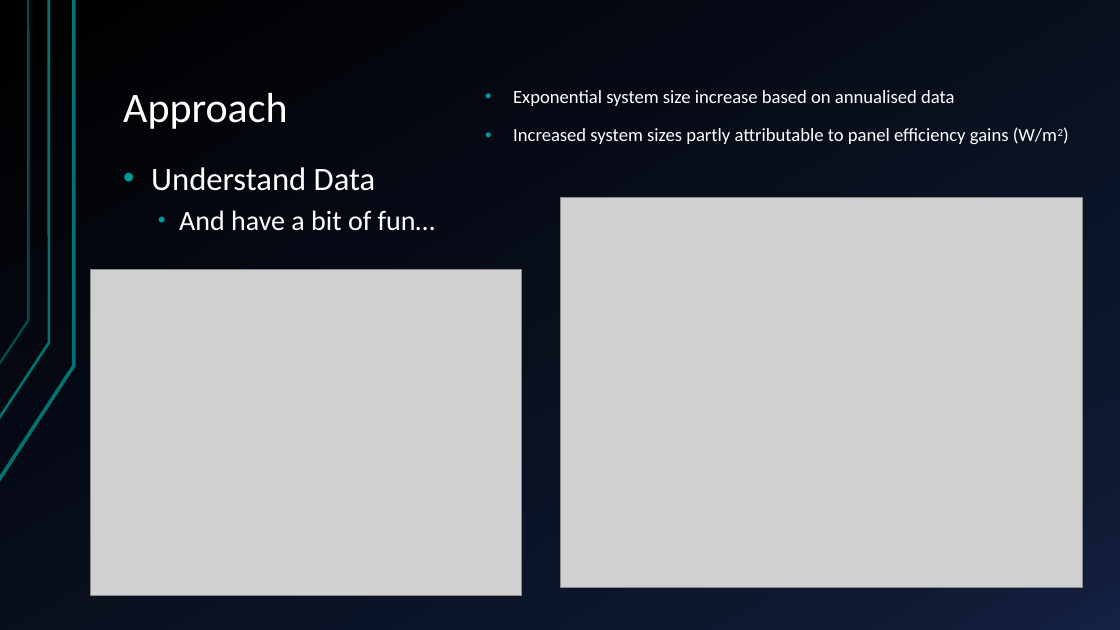
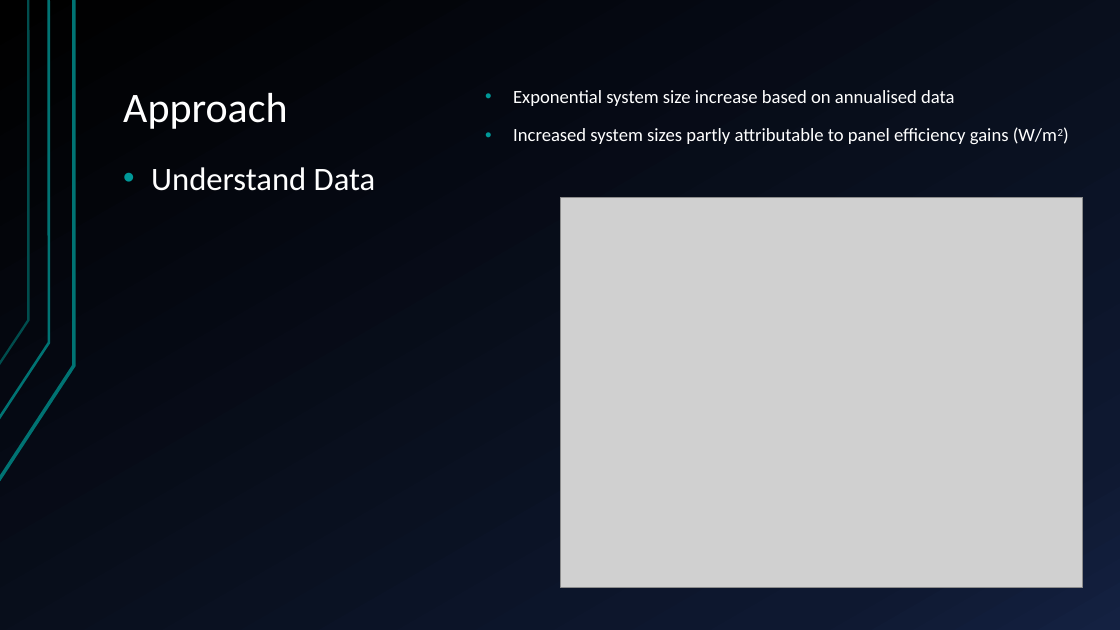
Before and after one commit to sofiary/teamunicornn, a slide deck: slide 15 of Western Power Hack-a-Gig Presentation.pptx. Drawn at 1120x630 pixels with LibreOffice and Linux fonts; fonts in the diff are those of the drawing; grey boxes stand for pictures. Boxes give left, top, right and bottom in pixels: in the first picture for what was removed or moved away, otherwise in the second. Text is boxed around its words. In the diff, an @@ line names an element or a change of style, - is before the commit and + after.

```diff
--- a/Western Power Hack-a-Gig Presentation.pptx
+++ b/Western Power Hack-a-Gig Presentation.pptx
@@ text at [179,210,435,231]: paragraph removed @@
-  • And have a bit of fun…
@@ picture removed at [90,269,522,596] @@
```
Also in this commit, not shown: 5 other slides changed, 2 slides added.
